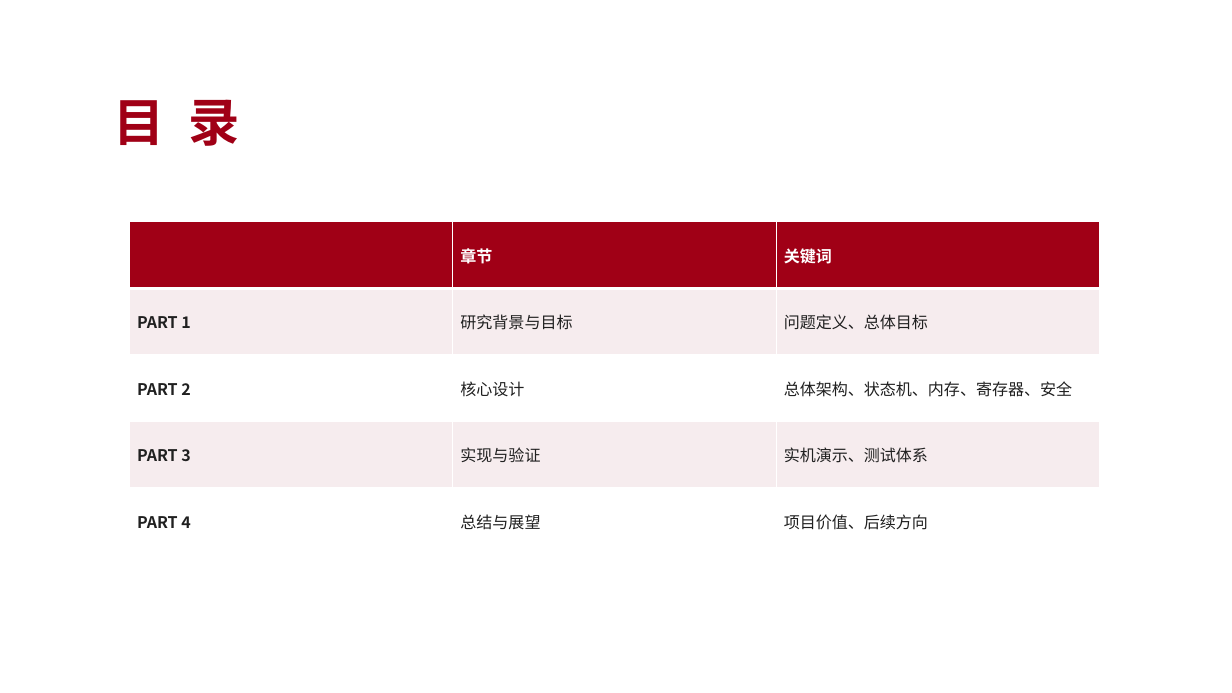
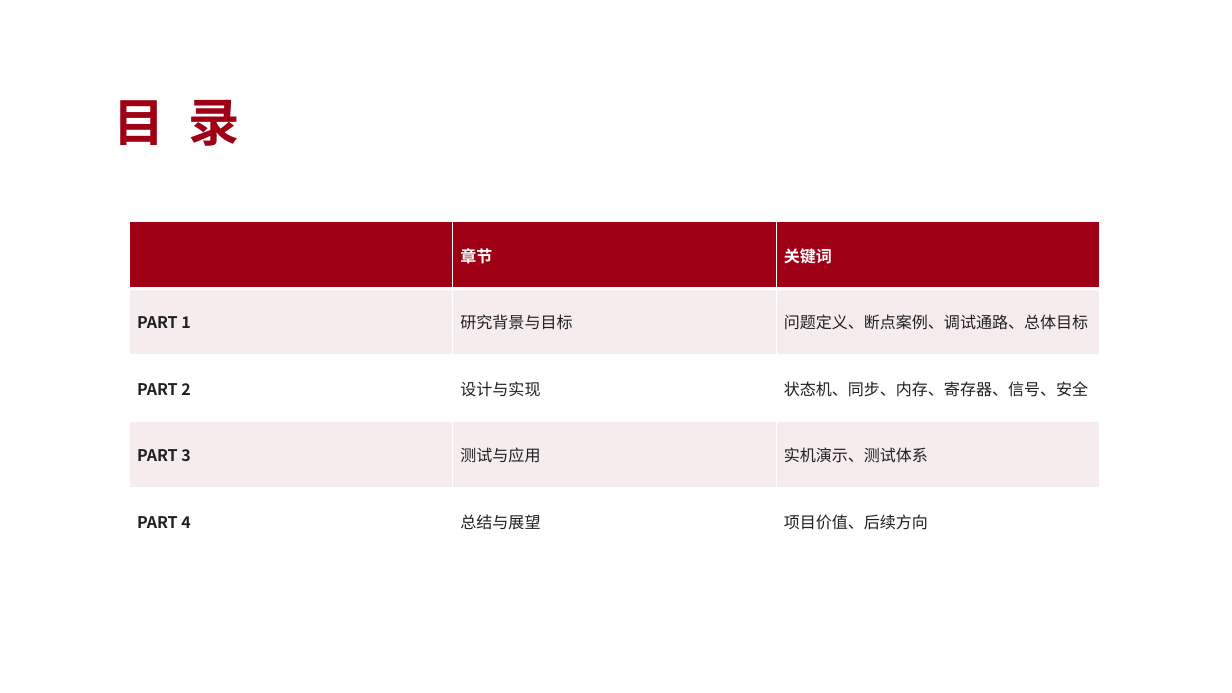
Before and after one commit to vvvvsv/asterinas, a slide deck: slide 2 of research_practice/答辩-科研实践.pptx. Drawn at 1232x693 pixels with LibreOffice and Linux fonts; fonts in the diff are those of the drawing. Boxes give left, top, right and bottom in pixels: in the first picture for what was removed or moved away, otherwise in the second. Text is boxed around its words. In the diff, an @@ line names an element or a change of style, - is before the commit and + after.

```diff
--- a/research_practice/答辩-科研实践.pptx
+++ b/research_practice/答辩-科研实践.pptx
@@ table at [129,222,1100,555] @@
-row 2, column 3: 问题定义、总体目标
+row 2, column 3: 问题定义、断点案例、调试通路、总体目标
-row 3, column 2: 核心设计
+row 3, column 2: 设计与实现
-row 3, column 3: 总体架构、状态机、内存、寄存器、安全
+row 3, column 3: 状态机、同步、内存、寄存器、信号、安全
-row 4, column 2: 实现与验证
+row 4, column 2: 测试与应用
```
Also in this commit, not shown: 16 other slides changed, 3 slides added, 2 slides removed, 7 other files.
